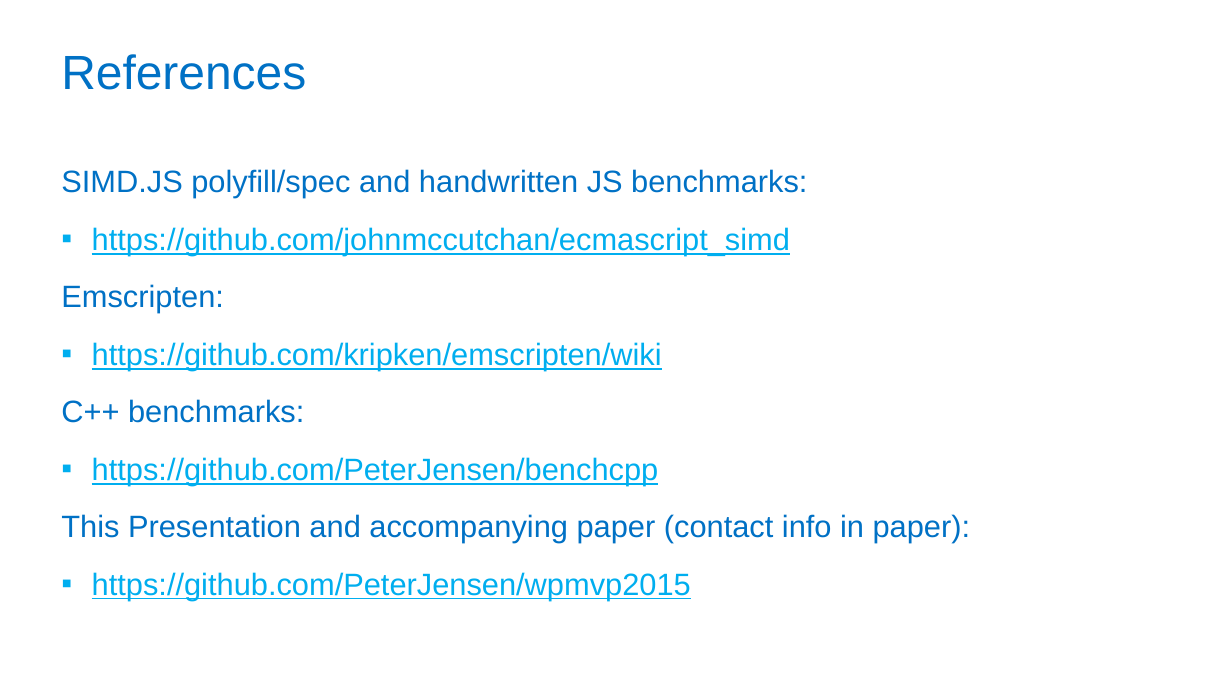
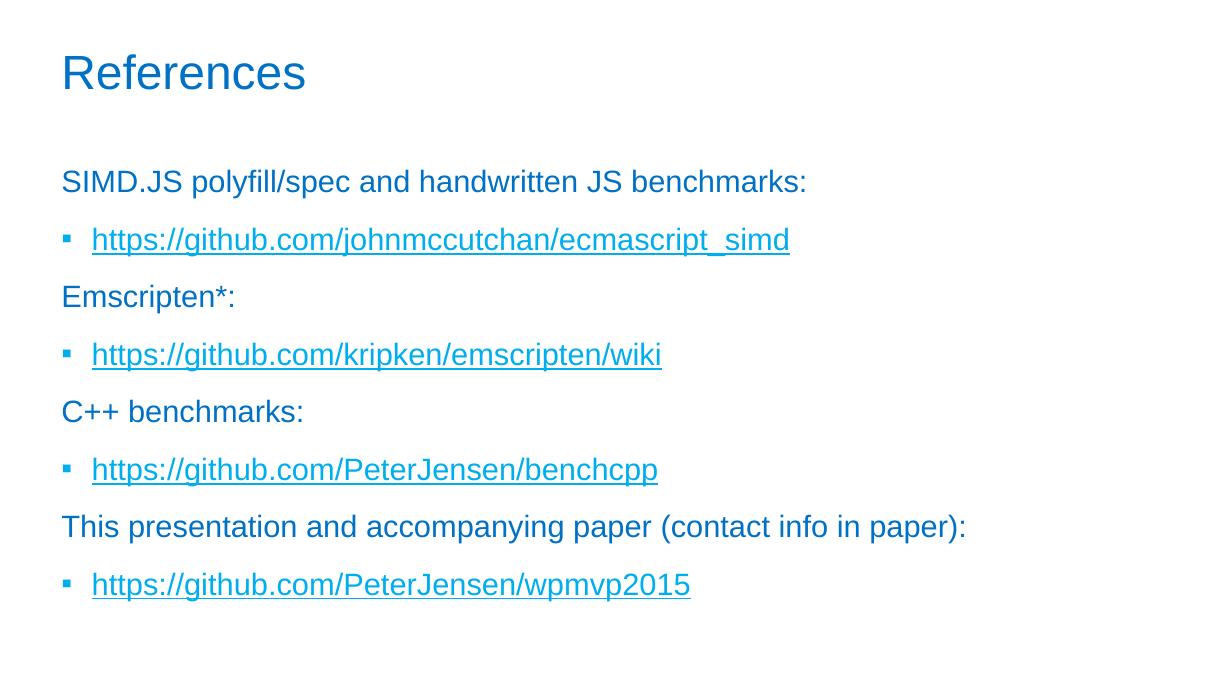
Before and after one commit to PeterJensen/wpmvp2015, a slide deck: slide 26 of simdjs-presentation.pptx. Drawn at 1232x693 pixels with LibreOffice and Linux fonts; fonts in the diff are those of the drawing; background and template pictures are left out. Boxes give left, top, right and bottom in pixels: in the first picture for what was removed or moved away, otherwise in the second. Text is boxed around its words. In the diff, an @@ line names an element or a change of style, - is before the commit and + after.

```diff
--- a/simdjs-presentation.pptx
+++ b/simdjs-presentation.pptx
@@ text at bbox=[61, 284, 236, 313]: text changed @@
-Emscripten:
+Emscripten*:
@@ text at bbox=[61, 514, 967, 543]: text changed @@
-This Presentation and accompanying paper (contact info in paper):
+This presentation and accompanying paper (contact info in paper):
```
Also in this commit, not shown: 17 other slides changed, 4 slides added, 1 other file.
